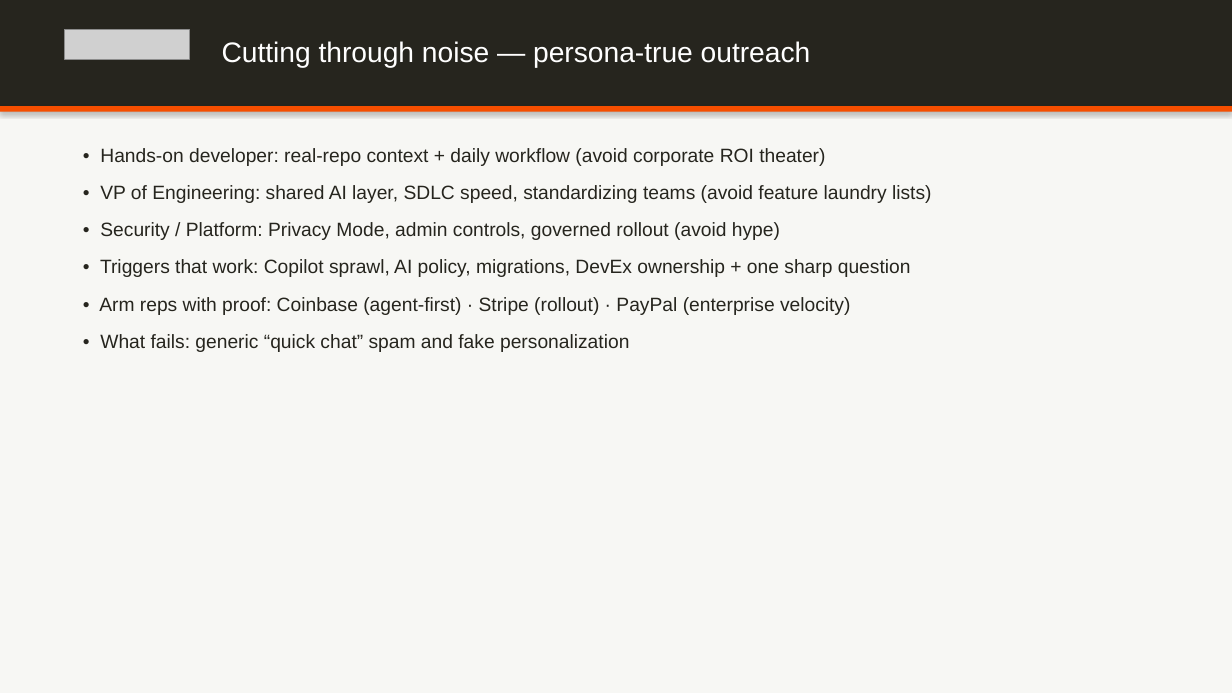
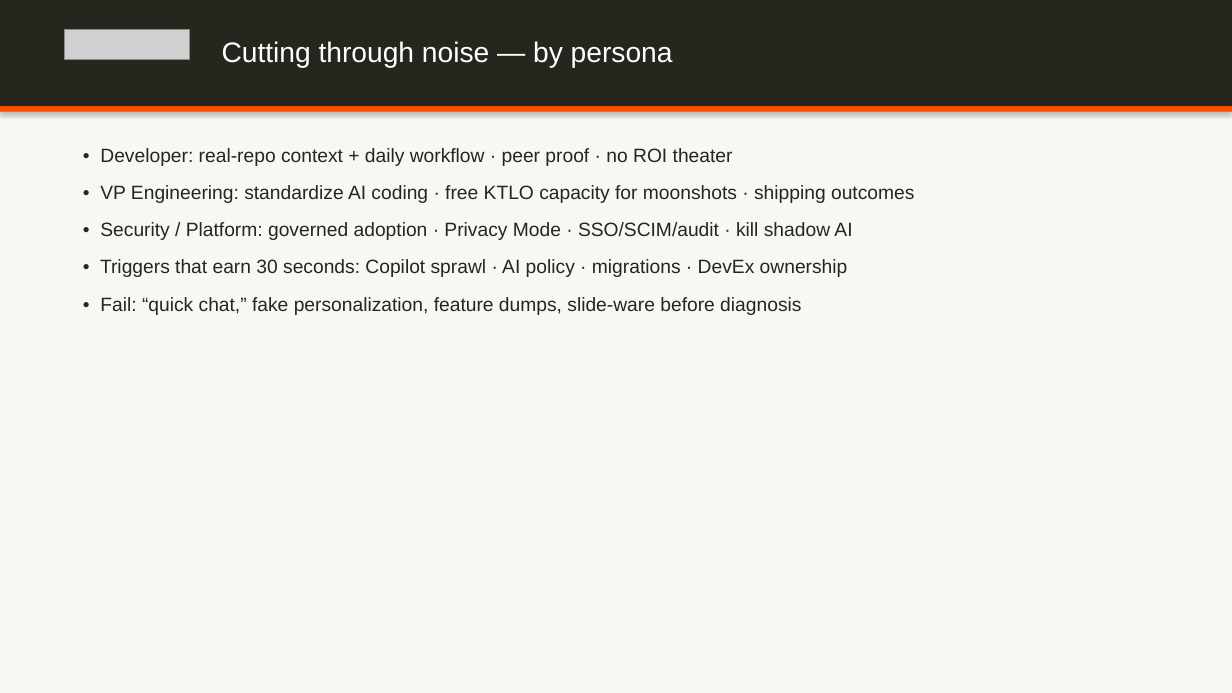
Before and after one commit to dempseli01-stack/lindsey, a slide deck: slide 20 of Lindsey_Presentation.pptx (slide 19 before the commit). Drawn at 1232x693 pixels with LibreOffice and Linux fonts; fonts in the diff are those of the drawing; grey boxes stand for pictures. Boxes give left, top, right and bottom in pixels: in the first picture for what was removed or moved away, otherwise in the second. Text is boxed around its words. In the diff, an @@ line names an element or a change of style, - is before the commit and + after.

```diff
--- a/Lindsey_Presentation.pptx
+++ b/Lindsey_Presentation.pptx
@@ text at (x1=222, y1=41, x2=673, y2=68): text changed @@
-Cutting through noise — persona-true outreach
+Cutting through noise — by persona
@@ text at (x1=100, y1=148, x2=914, y2=315): text changed @@
-• Hands-on developer: real-repo context + daily workflow (avoid corporate ROI theater)
-• VP of Engineering: shared AI layer, SDLC speed, standardizing teams (avoid feature laundry lists)
-• Security / Platform: Privacy Mode, admin controls, governed rollout (avoid hype)
-• Triggers that work: Copilot sprawl, AI policy, migrations, DevEx ownership + one sharp question
-• Arm reps with proof: Coinbase (agent-first) · Stripe (rollout) · PayPal (enterprise velocity)
-• What fails: generic “quick chat” spam and fake personalization
+• Developer: real-repo context + daily workflow · peer proof · no ROI theater
+• VP Engineering: standardize AI coding · free KTLO capacity for moonshots · shipping outcomes
+• Security / Platform: governed adoption · Privacy Mode · SSO/SCIM/audit · kill shadow AI
+• Triggers that earn 30 seconds: Copilot sprawl · AI policy · migrations · DevEx ownership
+• Fail: “quick chat,” fake personalization, feature dumps, slide-ware before diagnosis
```
Also in this commit, not shown: 3 other slides changed, 6 slides added, 5 slides removed, 2 other files.
